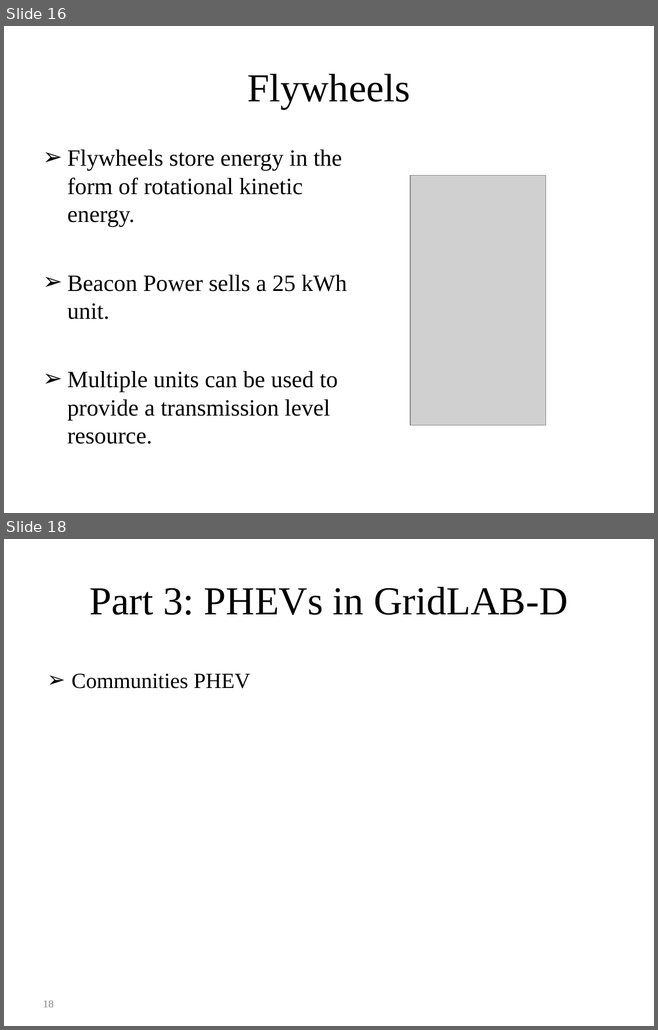
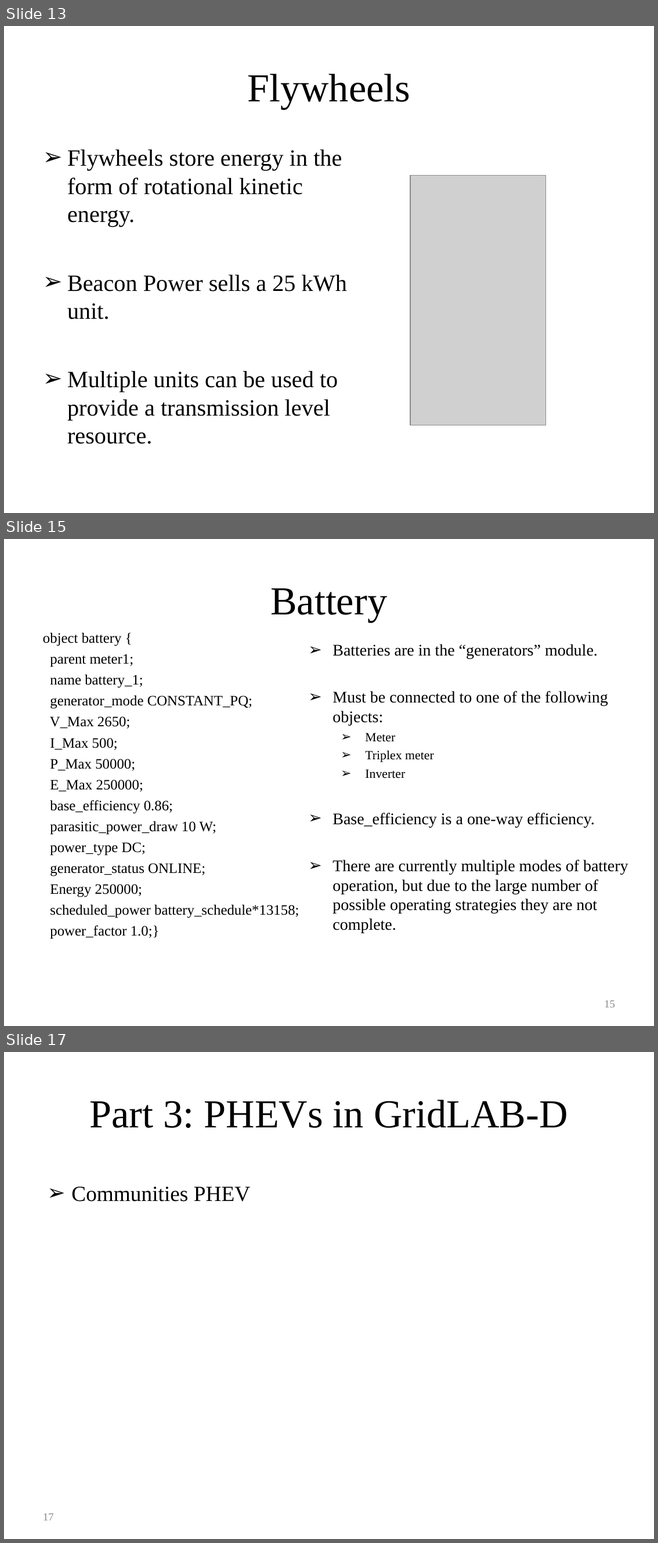
Before and after one commit to gridlab-d/course, a slide deck: Distribution_Analysis_Course/4.0 - Energy_Storage_and_PHEVs.ppt. Shown one above the other, each under a label of ours: slides 16 and 18 before the commit, slides 13, 15 and 17 after it; the slides between them are not shown. The pictures are 658x1030 and 658x1543 pixels, drawn with LibreOffice and Linux fonts; fonts in the diff are those of the drawing; grey boxes stand for pictures. Boxes give left, top, right and bottom in pixels: in the first picture for what was removed or moved away, otherwise in the second. Text is boxed around its words. In the diff, an @@ line names an element or a change of style, - is before the commit and + after.

```diff
--- a/Distribution_Analysis_Course/4.0 - Energy_Storage_and_PHEVs.ppt
+++ b/Distribution_Analysis_Course/4.0 - Energy_Storage_and_PHEVs.ppt
@@ slide 15 added at box(4, 539, 654, 1026), background #FFFFFF @@
@@ title added at box(270, 588, 387, 623), 44 pt, text #000000 @@
+Battery
@@ text added at box(43, 632, 299, 939), 16 pt, text #000000 @@
+object battery {
+parent meter1;
+name battery_1;
+generator_mode CONSTANT_PQ;
+V_Max 2650;
+I_Max 500;
+P_Max 50000;
+E_Max 250000;
+base_efficiency 0.86;
+parasitic_power_draw 10 W;
+power_type DC;
+generator_status ONLINE;
+Energy 250000;
+scheduled_power battery_schedule*13158;
+power_factor 1.0;}
@@ text added at box(332, 644, 628, 933), 18 pt, text #000000 @@
+➢ Batteries are in the “generators” module.
+➢ Must be connected to one of the following objects:
+  ➢ Meter
+  ➢ Triplex meter
+  ➢ Inverter
+➢ Base_efficiency is a one-way efficiency.
+➢ There are currently multiple modes of battery operation, but due to the large number of possible operating strategies they are not complete.
@@ page number added at box(604, 1001, 615, 1008), 12 pt, text #898989 @@
+15
@@ what was slide 16 is now slide 13 @@
@@ what was slide 18 is now slide 17 @@
@@ page number at box(43, 1514, 54, 1521): text changed @@
-18
+17
```
Also in this commit, not shown: 8 slides changed, 2 other slides added, 3 slides removed.
